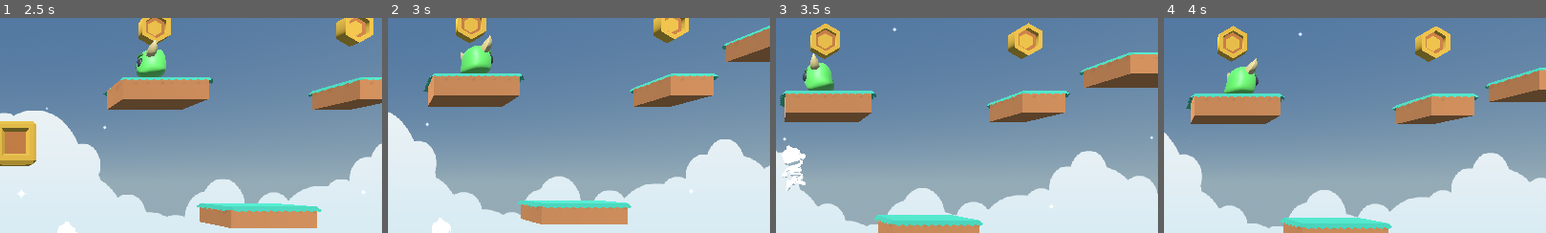
Above: before the commit, frames 1-4 (left to right).
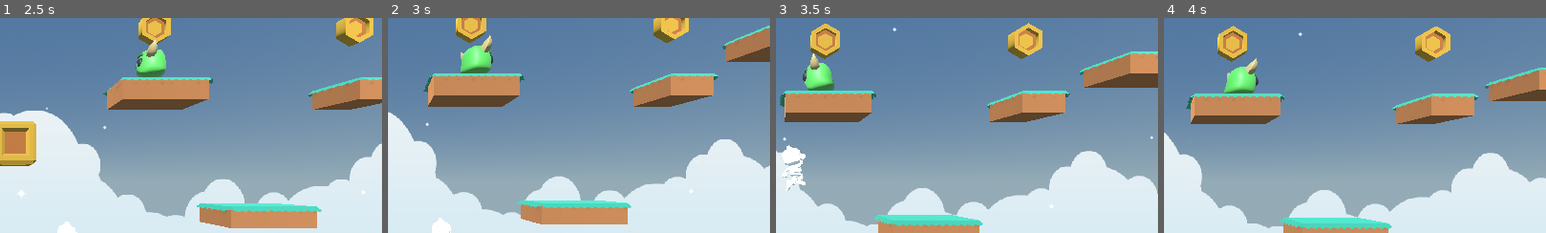
Above: after the commit, the same moments.

Repository: crystal-bit/platform-3d
Game: Godot game, scene res://scenes/game/game.tscn
The game is run twice, just before and just after one commit, with the same random seed, the same clock (stepped at 60 frames per second) and the same inputs.
Inputs:
- Up to frame 1 (2.5 s): tap Enter (ui_accept) at 0.5, 0.77, 1.52 s; hold Right (ui_right) 0.53-1.28 s; hold Down (ui_down) 1.28-2.03 s; hold Right (ui_right) from 2.03 s (still down)
- Up to frame 2 (3 s): release Right (ui_right) at 2.78 s; hold Up (ui_up) from 2.78 s (still down)
- Up to frame 3 (3.5 s): keep holding Up (ui_up); tap Enter (ui_accept) at 3.02 s
- Up to frame 4 (4 s): release Up (ui_up) at 3.53 s; hold Left (ui_left) from 3.53 s (still down); tap Enter (ui_accept) at 3.77 s
The pictures show only the part of the screen within x 50-100%, y 12-62%; the shares and areas given below are measured in that part.

Frame 1 is identical in both runs. In frame 2, less than 0.1% of the frame differs, in the area x 87-100%, y 3-21%; in frame 3, 0.1%; in frame 4, 0.1%, in the area x 84-100%, y 23-40%.

Commit message:
fix: moving block and update config to Godot 4.1.3

Diff:
--- a/objects/levels/blocks/moving_block.gd
+++ b/objects/levels/blocks/moving_block.gd
@@ -8,7 +8,7 @@
 
 
 func _process(delta):
-	if path_follow.get_progress_ratio() > 1.0 or path_follow.get_progress_ratio() < 0.0:
+	if path_follow.get_progress_ratio() >= 1.0 or path_follow.get_progress_ratio() <= 0.0:
 		speed = -speed
 
 	path_follow.progress_ratio += speed * delta
--- a/project.godot
+++ b/project.godot
@@ -12,7 +12,7 @@
 
 config/name="platformer-3d"
 run/main_scene="res://scenes/game/game.tscn"
-config/features=PackedStringArray("4.0", "Forward Plus")
+config/features=PackedStringArray("4.1", "Forward Plus")
 config/icon="res://icon.png"
 
 [autoload]
--- a/scenes/game/game.tscn
+++ b/scenes/game/game.tscn
@@ -57,9 +57,6 @@
 }
 
 [sub_resource type="FontFile" id="FontFile_518fn"]
-face_index = null
-embolden = null
-transform = null
 cache/0/16/0/ascent = 0.0
 cache/0/16/0/descent = 0.0
 cache/0/16/0/underline_position = 0.0
